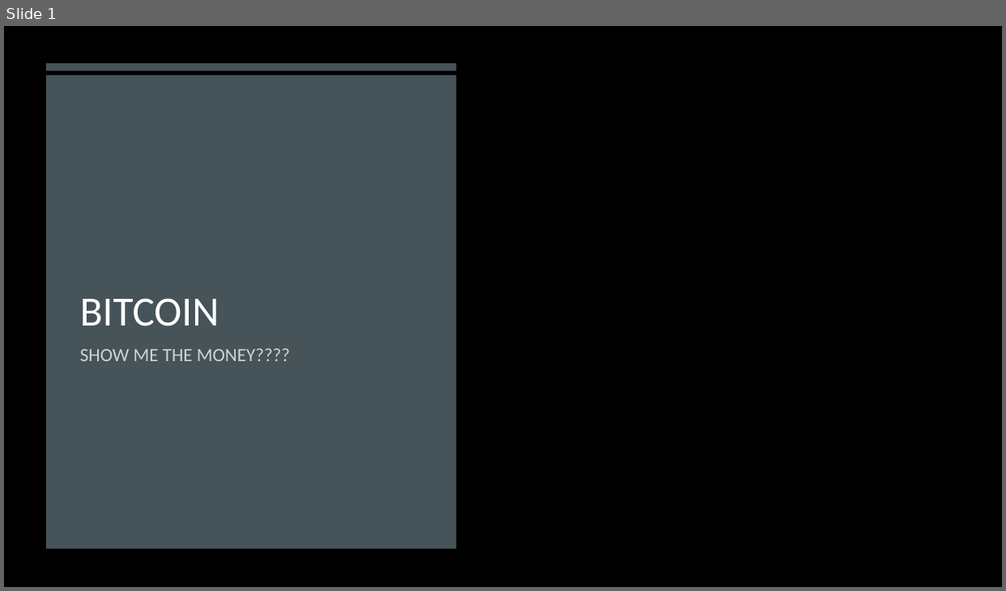
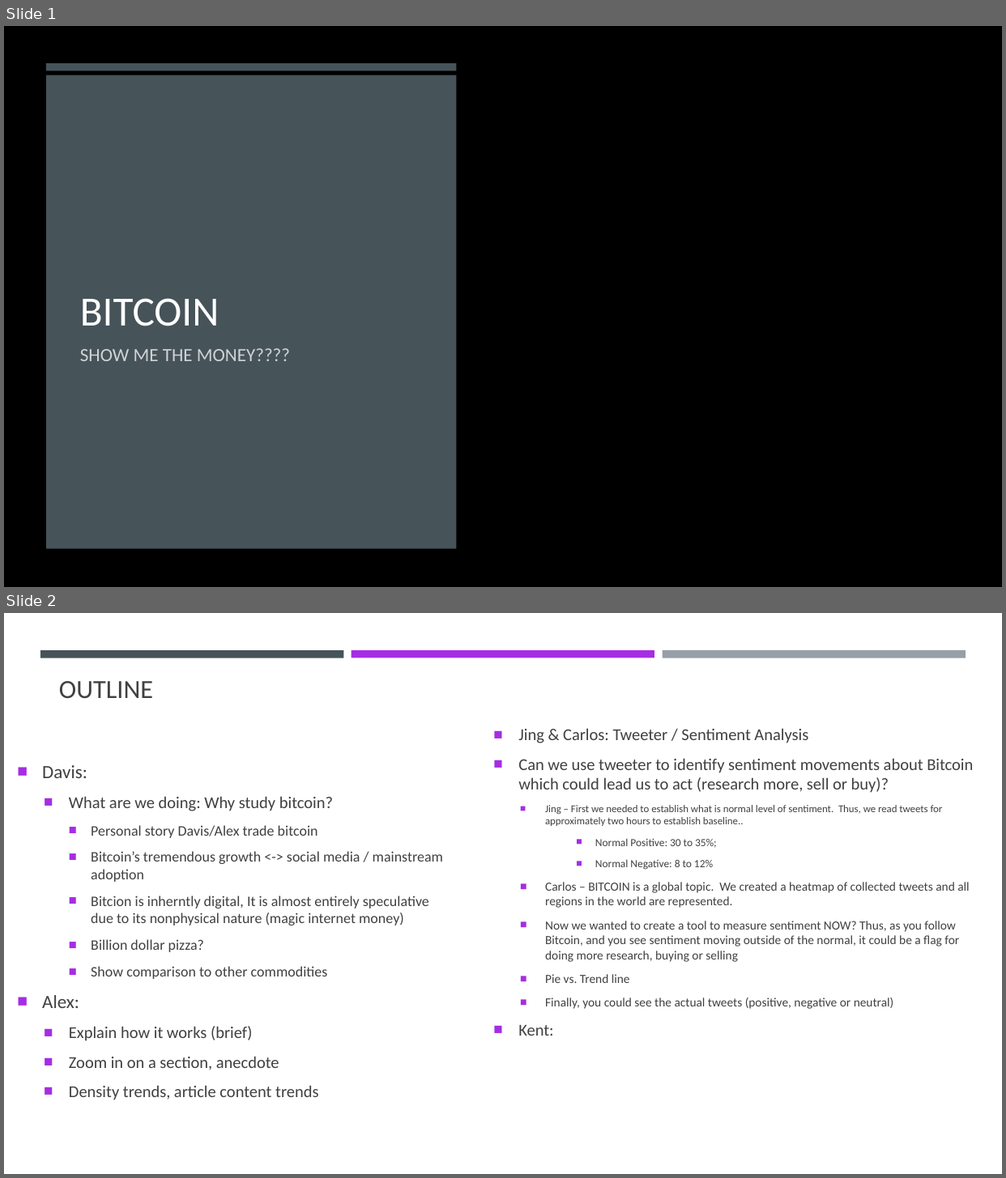
Before and after one commit to 4890A/bitcoin-media, a slide deck: CEM Powerpoint/Bitcoin presentation.pptx. Shown one above the other, each under a label of ours: slide 1 before the commit, slides 1 and 2 after it. The pictures are 1006x591 and 1006x1178 pixels, drawn with LibreOffice and Linux fonts; fonts in the diff are those of the drawing; background and template pictures are left out. Boxes give left, top, right and bottom in pixels: in the first picture for what was removed or moved away, otherwise in the second. Text is boxed around its words. In the diff, an @@ line names an element or a change of style, - is before the commit and + after.

```diff
--- a/CEM Powerpoint/Bitcoin presentation.pptx
+++ b/CEM Powerpoint/Bitcoin presentation.pptx
@@ slide 2 added at (4,613,1002,1174), background #FFFFFF @@
@@ rectangle added at (40,650,344,658), fill #465359 @@
@@ rectangle added at (351,650,654,658), fill #A62DE3 @@
@@ rectangle added at (662,650,965,658), fill #969FA7 @@
@@ title added at (59,681,153,699), 25.2 pt, text #404040 @@
+OUTLINE
@@ text added at (518,728,973,1036), 12 pt, text #404040 @@
+■ Jing & Carlos: Tweeter / Sentiment Analysis
+■ Can we use tweeter to identify sentiment movements about Bitcoin which could lead us to act (research more, sell or buy)?
+  ■ Jing – First we needed to establish what is normal level of sentiment. Thus, we read tweets for approximately two hours to establish baseline..
+      ■ Normal Positive: 30 to 35%;
+      ■ Normal Negative: 8 to 12%
+  ■ Carlos – BITCOIN is a global topic. We created a heatmap of collected tweets and all regions in the world are represented.
+  ■ Now we wanted to create a tool to measure sentiment NOW? Thus, as you follow Bitcoin, and you see sentiment moving outside of the normal, it could be a flag for doing more research, buying or selling
+  ■ Pie vs. Trend line
+  ■ Finally, you could see the actual tweets (positive, negative or neutral)
+■ Kent:
@@ text added at (42,765,443,1101), 14 pt, text #404040 @@
+■ Davis:
+  ■ What are we doing: Why study bitcoin?
+    ■ Personal story Davis/Alex trade bitcoin
+    ■ Bitcoin’s tremendous growth <-> social media / mainstream adoption
+    ■ Bitcion is inherntly digital, It is almost entirely speculative due to its nonphysical nature (magic internet money)
+    ■ Billion dollar pizza?
+    ■ Show comparison to other commodities
+■ Alex:
+  ■ Explain how it works (brief)
+  ■ Zoom in on a section, anecdote
+  ■ Density trends, article content trends
```
Also in this commit, not shown: 1 other slide added, 1 slide removed.
